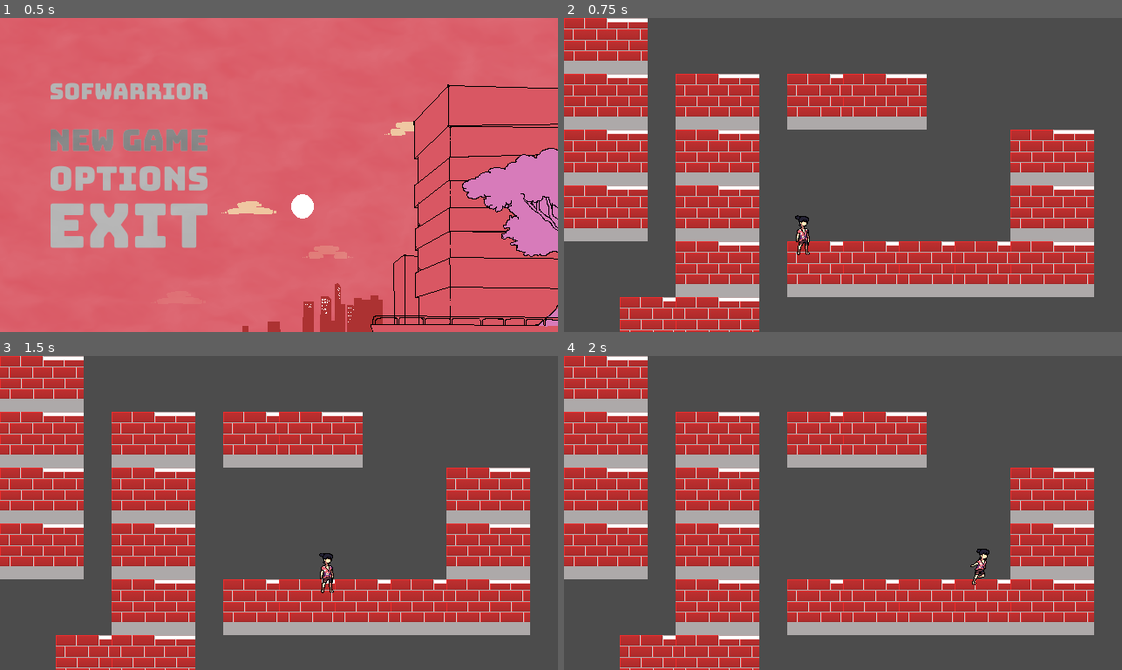
Above: before the commit, frames 1-4 (two rows, left to right).
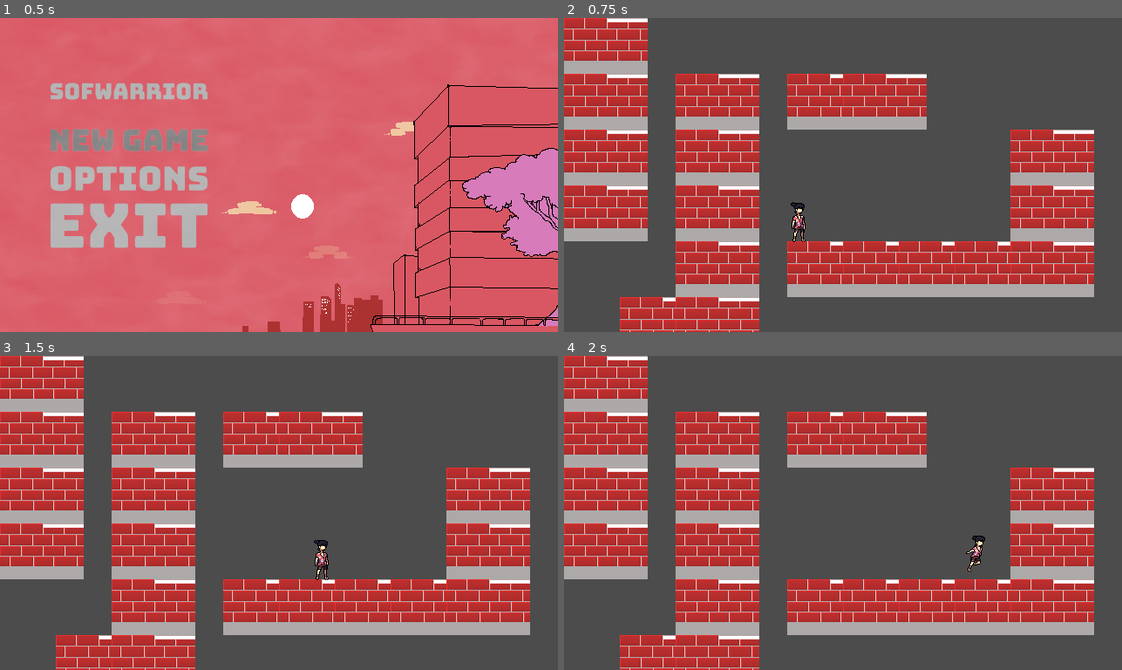
Above: after the commit, the same moments.

Repository: marcelo-lemos/Softwarrior
Game: Godot game, scene res://Nodes/UI/TitleScreen.tscn
Same seed, same stepped clock (60 frames per second), same inputs: the game is played once before the commit and once after it. The engine's default icon, where the game draws it, is replaced by a stand-in: a white triangle on a blue panel in a dark square.
Inputs (mouse positions are in pixels of both pictures, inside the frame that each line leads up to):
- Up to frame 1 (0.5 s): no input
- Up to frame 2 (0.75 s): click (692, 140) at 0.5 s
- Up to frame 3 (1.5 s): tap Enter (ui_accept) at 1.25 s; hold Right (ui_right) from 1.28 s (still down); hold C (dash) from 1.28 s (still down)
- Up to frame 4 (2 s): keep holding Right (ui_right); keep holding C (dash); tap Z (jump) at 1.52 s

Frame 1 is identical in both runs. In frame 2, 0.3% of the frame differs, in the area x 40-45%, y 58-76%; in frame 3, 0.4%, in the area x 56-60%, y 58-76%; in frame 4, 0.3%.

Commit message:
changing conditions to get to onWall state; changing player hitbox and raycast positions

Diff:
--- a/game/Nodes/Characters/Player/MidAir.gd
+++ b/game/Nodes/Characters/Player/MidAir.gd
@@ -1,8 +1,8 @@
 extends "Motion.gd"
 
 const MAX_AIR_SPEED = 200
-const AIR_ACCELERATION = 50
-const AIR_SLOWDOWN = 25
+const AIR_ACCELERATION = 20
+const AIR_SLOWDOWN = 10
 
 const SECOND_JUMP_HEIGHT = -200
 
@@ -24,9 +24,9 @@
 func update(delta):
 	if body.is_on_floor():
 		emit_signal("finished", "move")
-	elif check_wall_left() and get_input_direction()[0] < 0:
+	elif check_wall_left() and get_input_direction()[0] < 0 and player.velocity.x <= 0:
 		emit_signal("finished", "on_wall")
-	elif check_wall_right() and get_input_direction()[0] > 0:
+	elif check_wall_right() and get_input_direction()[0] > 0 and player.velocity.x >= 0:
 		emit_signal("finished", "on_wall")
 
 	if player.velocity.y > 0:
--- a/game/Nodes/Characters/Player/OnWall.gd
+++ b/game/Nodes/Characters/Player/OnWall.gd
@@ -2,7 +2,7 @@
 
 const WALL_SLIDE_VELOCITY = 50
 const WALL_JUMP_HEIGHT = -300
-const WALL_JUMP_HORIZONTAL = 200
+const WALL_JUMP_HORIZONTAL = 2000
 
 var wall_side
 
--- a/game/Nodes/Characters/Player/Player.tscn
+++ b/game/Nodes/Characters/Player/Player.tscn
@@ -2,25 +2,25 @@
 
 [ext_resource path="res://Nodes/Characters/Player/PlayerController.gd" type="Script" id=1]
 [ext_resource path="res://Nodes/Characters/GenericCharacter.tscn" type="PackedScene" id=2]
-[ext_resource path="res://Assets/Sprites/MC/PlayerRun1.png" type="Texture" id=3]
-[ext_resource path="res://Assets/Sprites/MC/PlayerRun2.png" type="Texture" id=4]
-[ext_resource path="res://Assets/Sprites/MC/PlayerRun3.png" type="Texture" id=5]
-[ext_resource path="res://Assets/Sprites/MC/PlayerRun4.png" type="Texture" id=6]
-[ext_resource path="res://Assets/Sprites/MC/PlayerRun5.png" type="Texture" id=7]
-[ext_resource path="res://Assets/Sprites/MC/PlayerRun6.png" type="Texture" id=8]
-[ext_resource path="res://Assets/Sprites/MC/PlayerRun7.png" type="Texture" id=9]
-[ext_resource path="res://Assets/Sprites/MC/PlayerRun8.png" type="Texture" id=10]
-[ext_resource path="res://Assets/Sprites/MC/PlayerRun9.png" type="Texture" id=11]
-[ext_resource path="res://Assets/Sprites/MC/PlayerRun10.png" type="Texture" id=12]
-[ext_resource path="res://Assets/Sprites/MC/PlayerRun11.png" type="Texture" id=13]
-[ext_resource path="res://Assets/Sprites/MC/playerJumpUp.png" type="Texture" id=14]
-[ext_resource path="res://Assets/Sprites/MC/PlayerIdle1.png" type="Texture" id=15]
-[ext_resource path="res://Assets/Sprites/MC/PlayerIdle2.png" type="Texture" id=16]
-[ext_resource path="res://Assets/Sprites/MC/PlayerIdle3.png" type="Texture" id=17]
-[ext_resource path="res://Assets/Sprites/MC/PlayerIdle4.png" type="Texture" id=18]
-[ext_resource path="res://Assets/Sprites/MC/PlayerIdle5.png" type="Texture" id=19]
-[ext_resource path="res://Assets/Sprites/MC/PlayerIdle6.png" type="Texture" id=20]
-[ext_resource path="res://Assets/Sprites/MC/playerJumpDown.png" type="Texture" id=21]
+[ext_resource path="res://Assets/Sprites/MC/playerJumpDown.png" type="Texture" id=3]
+[ext_resource path="res://Assets/Sprites/MC/PlayerIdle1.png" type="Texture" id=4]
+[ext_resource path="res://Assets/Sprites/MC/PlayerIdle2.png" type="Texture" id=5]
+[ext_resource path="res://Assets/Sprites/MC/PlayerIdle3.png" type="Texture" id=6]
+[ext_resource path="res://Assets/Sprites/MC/PlayerIdle4.png" type="Texture" id=7]
+[ext_resource path="res://Assets/Sprites/MC/PlayerIdle5.png" type="Texture" id=8]
+[ext_resource path="res://Assets/Sprites/MC/PlayerIdle6.png" type="Texture" id=9]
+[ext_resource path="res://Assets/Sprites/MC/playerJumpUp.png" type="Texture" id=10]
+[ext_resource path="res://Assets/Sprites/MC/PlayerRun1.png" type="Texture" id=11]
+[ext_resource path="res://Assets/Sprites/MC/PlayerRun2.png" type="Texture" id=12]
+[ext_resource path="res://Assets/Sprites/MC/PlayerRun3.png" type="Texture" id=13]
+[ext_resource path="res://Assets/Sprites/MC/PlayerRun4.png" type="Texture" id=14]
+[ext_resource path="res://Assets/Sprites/MC/PlayerRun5.png" type="Texture" id=15]
+[ext_resource path="res://Assets/Sprites/MC/PlayerRun6.png" type="Texture" id=16]
+[ext_resource path="res://Assets/Sprites/MC/PlayerRun7.png" type="Texture" id=17]
+[ext_resource path="res://Assets/Sprites/MC/PlayerRun8.png" type="Texture" id=18]
+[ext_resource path="res://Assets/Sprites/MC/PlayerRun9.png" type="Texture" id=19]
+[ext_resource path="res://Assets/Sprites/MC/PlayerRun10.png" type="Texture" id=20]
+[ext_resource path="res://Assets/Sprites/MC/PlayerRun11.png" type="Texture" id=21]
 [ext_resource path="res://Nodes/Characters/Player/PlayerStateMachine.gd" type="Script" id=22]
 [ext_resource path="res://Nodes/Characters/Player/Move.gd" type="Script" id=23]
 [ext_resource path="res://Nodes/Characters/Player/Dash.gd" type="Script" id=24]
@@ -29,29 +29,29 @@
 
 [sub_resource type="SpriteFrames" id=1]
 animations = [ {
-"frames": [ ExtResource( 3 ), ExtResource( 4 ), ExtResource( 5 ), ExtResource( 6 ), ExtResource( 7 ), ExtResource( 8 ), ExtResource( 9 ), ExtResource( 10 ), ExtResource( 11 ), ExtResource( 12 ), ExtResource( 13 ) ],
+"frames": [ ExtResource( 3 ) ],
 "loop": true,
-"name": "Run",
-"speed": 19.0
+"name": "JumpDown",
+"speed": 5.0
 }, {
-"frames": [ ExtResource( 14 ) ],
+"frames": [ ExtResource( 4 ), ExtResource( 5 ), ExtResource( 6 ), ExtResource( 7 ), ExtResource( 8 ), ExtResource( 9 ) ],
+"loop": true,
+"name": "Idle",
+"speed": 10.0
+}, {
+"frames": [ ExtResource( 10 ) ],
 "loop": true,
 "name": "JumpUp",
 "speed": 5.0
 }, {
-"frames": [ ExtResource( 15 ), ExtResource( 16 ), ExtResource( 17 ), ExtResource( 18 ), ExtResource( 19 ), ExtResource( 20 ) ],
+"frames": [ ExtResource( 11 ), ExtResource( 12 ), ExtResource( 13 ), ExtResource( 14 ), ExtResource( 15 ), ExtResource( 16 ), ExtResource( 17 ), ExtResource( 18 ), ExtResource( 19 ), ExtResource( 20 ), ExtResource( 21 ) ],
 "loop": true,
-"name": "Idle",
-"speed": 10.0
-}, {
-"frames": [ ExtResource( 21 ) ],
-"loop": true,
-"name": "JumpDown",
-"speed": 5.0
+"name": "Run",
+"speed": 19.0
 } ]
 
 [sub_resource type="RectangleShape2D" id=2]
-extents = Vector2( 6.11917, 8.2581 )
+extents = Vector2( 7.15685, 20.9156 )
 
 [node name="MainCharacter" type="Node2D"]
 script = ExtResource( 1 )
@@ -64,33 +64,33 @@
 animation = "Idle"
 
 [node name="CollisionShape2D" parent="GenericCharacter" index="1"]
-position = Vector2( 0.15, 0.06 )
+position = Vector2( -1.21, 2.44 )
 shape = SubResource( 2 )
 
 [node name="WallDetection" type="Node2D" parent="GenericCharacter"]
 
 [node name="FootLeft" type="RayCast2D" parent="GenericCharacter/WallDetection"]
-position = Vector2( 0, 6 )
+position = Vector2( 0, 18 )
 rotation = -3.14159
 enabled = true
 cast_to = Vector2( 10, 0 )
 collision_mask = 2
 
 [node name="HeadLeft" type="RayCast2D" parent="GenericCharacter/WallDetection"]
-position = Vector2( 0, -5.14 )
+position = Vector2( 0, -16.5 )
 rotation = -3.14159
 enabled = true
 cast_to = Vector2( 10, 0 )
 collision_mask = 2
 
 [node name="HeadRight" type="RayCast2D" parent="GenericCharacter/WallDetection"]
-position = Vector2( 0, -5.14 )
+position = Vector2( 0, -16.5 )
 enabled = true
 cast_to = Vector2( 10, 0 )
 collision_mask = 2
 
 [node name="FootRight" type="RayCast2D" parent="GenericCharacter/WallDetection"]
-position = Vector2( 0, 6 )
+position = Vector2( 0, 18 )
 enabled = true
 cast_to = Vector2( 10, 0 )
 collision_mask = 2
--- a/game/Nodes/Stages/TestStage.tscn
+++ b/game/Nodes/Stages/TestStage.tscn
@@ -14,7 +14,7 @@
 tile_data = PoolIntArray( 0, 0, 0, 65536, 0, 0, 65538, 0, 0, 65540, 0, 0, 65541, 0, 0, 131072, 0, 0, 131074, 0, 0, 131080, 0, 0, 196608, 0, 0, 196610, 0, 0, 196616, 0, 0, 262146, 0, 0, 262148, 0, 0, 262149, 0, 0, 262150, 0, 0, 262151, 0, 0, 262152, 0, 0, 327681, 0, 0, 327682, 0, 0 )
 
 [node name="Player" parent="." instance=ExtResource( 2 )]
-position = Vector2( 275.5, 248.161 )
+position = Vector2( 270.193, 232.902 )
 
 [node name="CanvasLayer" type="CanvasLayer" parent="."]
 layer = 100
